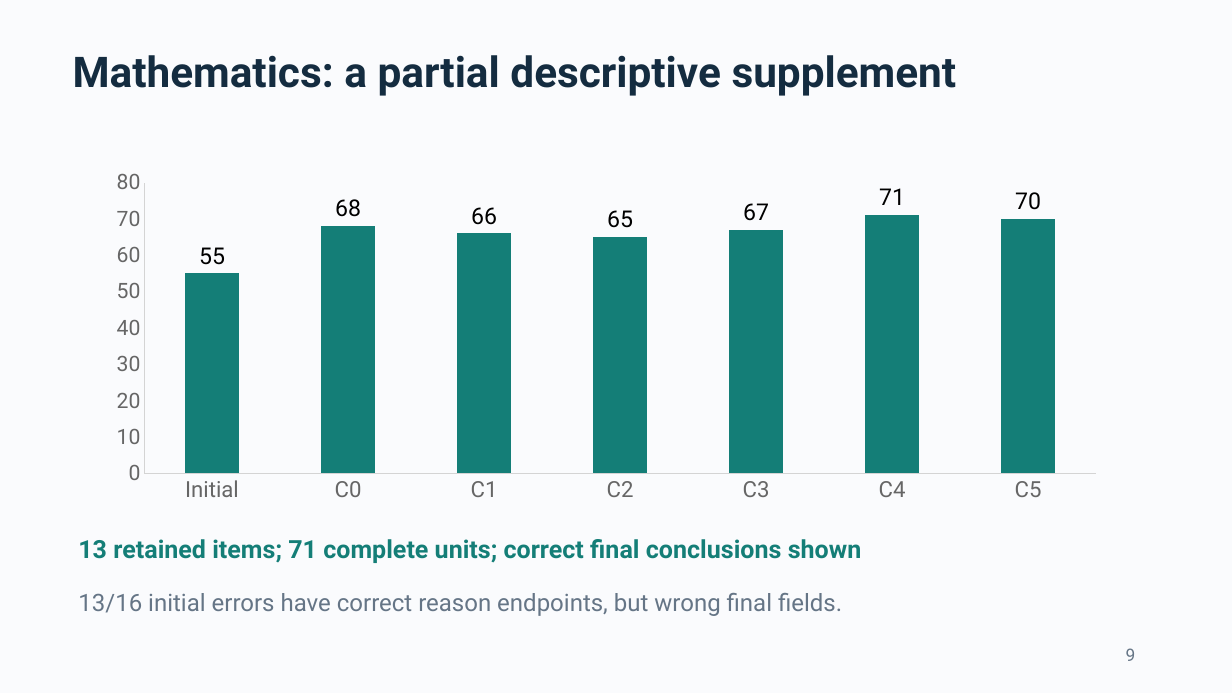
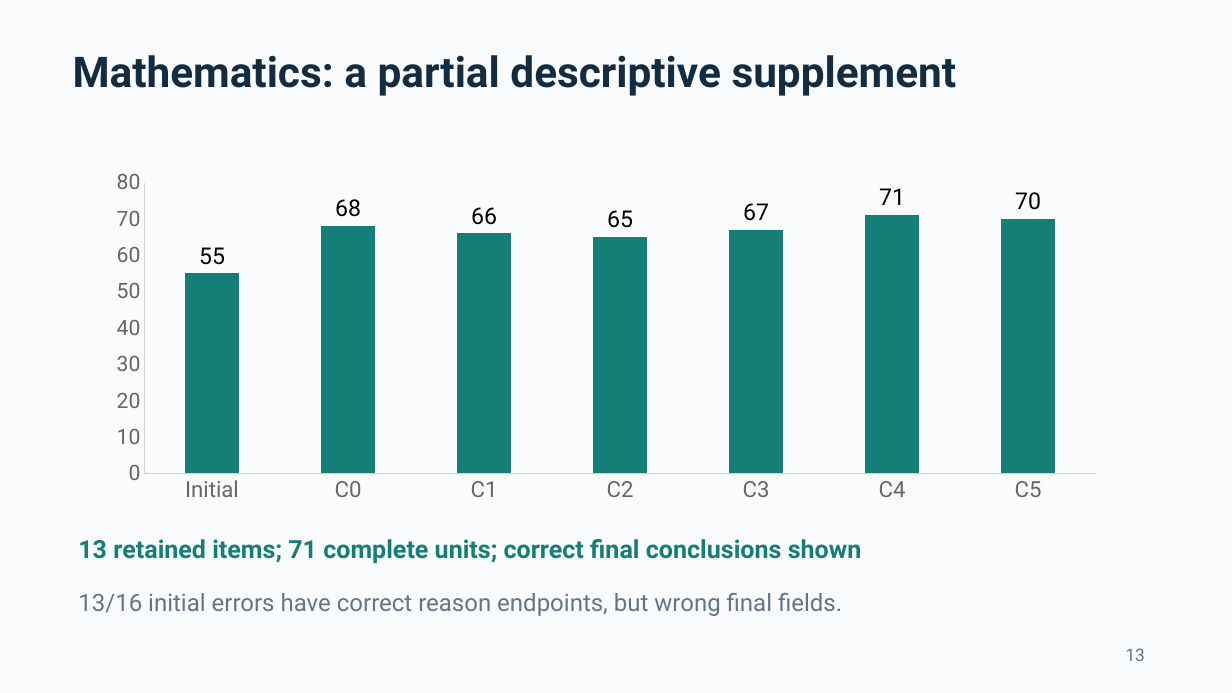
Before and after one commit to ThomasLin070217/comp2501-ai-reliability, a slide deck: slide 13 of Submission_Pack/COMP2501_presentation.pptx (slide 9 before the commit). Drawn at 1232x693 pixels with LibreOffice and Linux fonts; fonts in the diff are those of the drawing. Boxes give left, top, right and bottom in pixels: in the first picture for what was removed or moved away, otherwise in the second. Text is boxed around its words. In the diff, an @@ line names an element or a change of style, - is before the commit and + after.

```diff
--- a/Submission_Pack/COMP2501_presentation.pptx
+++ b/Submission_Pack/COMP2501_presentation.pptx
@@ text at (1126, 648, 1145, 661): text changed @@
-9
+13
```
Also in this commit, not shown: 7 other slides changed, 5 slides added, 1 slide removed, 20 other files.
